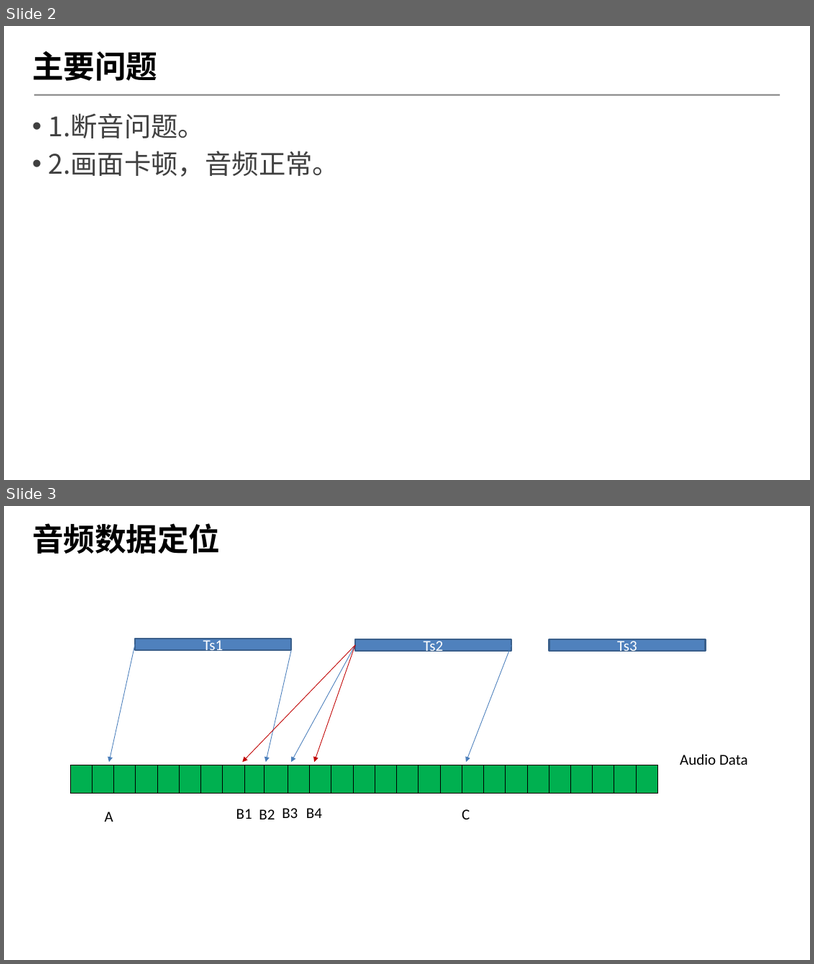
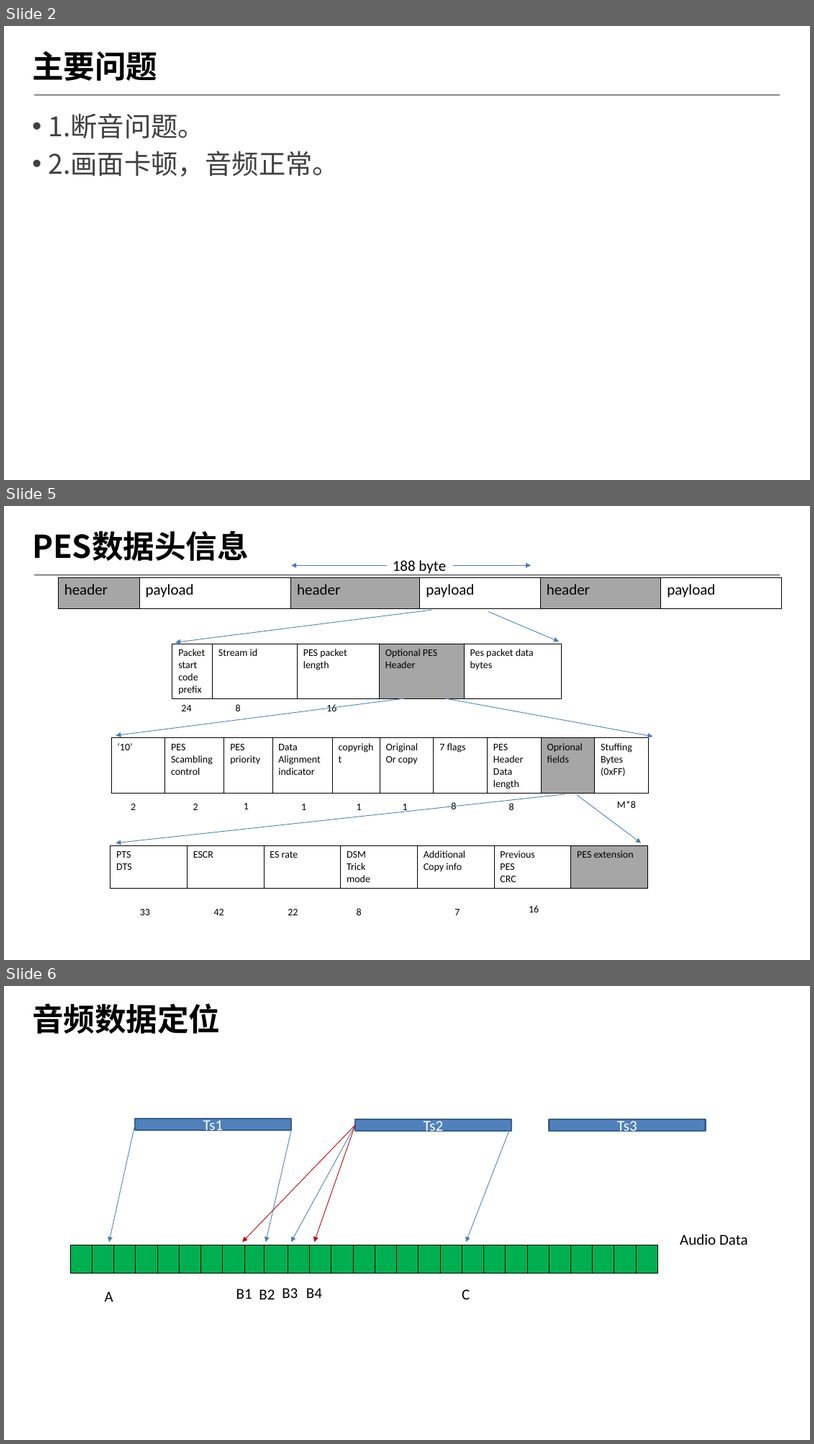
Before and after one commit to byrgyj/Document, a slide deck: ISO_IEC_Document/mpegts/ppt/dolby issues.pptx. Shown one above the other, each under a label of ours: slides 2 and 3 before the commit, slides 2, 5 and 6 after it; the slides between them are not shown. The pictures are 814x964 and 814x1444 pixels, drawn with LibreOffice and Linux fonts; fonts in the diff are those of the drawing; background and template pictures are left out. Boxes give left, top, right and bottom in pixels: in the first picture for what was removed or moved away, otherwise in the second. Text is boxed around its words. In the diff, an @@ line names an element or a change of style, - is before the commit and + after.

Commit message:
modify ppt

```diff
--- a/ISO_IEC_Document/mpegts/ppt/dolby issues.pptx
+++ b/ISO_IEC_Document/mpegts/ppt/dolby issues.pptx
@@ slide 5 added at [4,506,810,960], background #FFFFFF; not listed: 1 template element that a slide beside it also shows @@
@@ title added at [32,530,249,561], 37.3 pt, text #000000, bold @@
+PES数据头信息
@@ arrow added from (387, 565) to (291, 565), #4B7EBC 0.75 pt @@
@@ text added at [393,560,446,576], 18 pt, text #000000 @@
+188 byte
@@ arrow added from (453, 565) to (532, 565), #4B7EBC 0.75 pt @@
@@ table added at [59,577,782,609], 1 rows, 6 columns @@
+header | payload | header | payload | header | payload
@@ arrow added from (432, 610) to (176, 642), #4B7EBC 0.75 pt @@
@@ arrow added from (489, 612) to (559, 641), #4B7EBC 0.75 pt @@
@@ table added at [172,644,561,753], 1 rows, 5 columns @@
+Packet start code prefix | Stream id | PES packet / length | Optional PES Header | Pes packet data bytes
@@ arrow added from (405, 698) to (116, 735), #4B7EBC 0.75 pt @@
@@ arrow added from (445, 698) to (653, 736), #4B7EBC 0.75 pt @@
@@ text added at [181,705,191,711], 12 pt, text #000000 @@
+24
@@ text added at [236,704,241,711], 12 pt, text #000000 @@
+8
@@ text added at [327,704,337,711], 12 pt, text #000000 @@
+16
@@ table added at [111,738,650,792], 1 rows, 10 columns @@
+‘10’ | PES / Scambling / control | PES / priority | Data / Alignment / indicator | copyright | Original / Or copy | 7 flags | PES / Header / Data / length | Oprional / fields | Stuffing / Bytes / (0xFF)
@@ arrow added from (566, 794) to (116, 843), #4B7EBC 0.75 pt @@
@@ text added at [131,803,136,810], 12 pt, text #000000 @@
+2
@@ text added at [193,803,198,810], 12 pt, text #000000 @@
+2
@@ text added at [244,803,249,809], 12 pt, text #000000 @@
+1
@@ text added at [301,803,306,810], 12 pt, text #000000 @@
+1
@@ text added at [357,803,362,810], 12 pt, text #000000 @@
+1
@@ text added at [403,803,408,812], 12 pt, text #000000 @@
+1
@@ text added at [451,802,456,809], 12 pt, text #000000 @@
+8
@@ text added at [509,803,514,810], 12 pt, text #000000 @@
+8
@@ arrow added from (578, 795) to (642, 843), #4B7EBC 0.75 pt @@
@@ text added at [617,800,636,808], 12 pt, text #000000 @@
+M*8
@@ table added at [111,845,648,888], 1 rows, 7 columns @@
+PTS / DTS | ESCR | ES rate | DSM / Trick / mode | Additional / Copy info | Previous / PES / CRC | PES extension
@@ text added at [140,908,150,915], 12 pt, text #000000 @@
+33
@@ text added at [214,908,224,915], 12 pt, text #000000 @@
+42
@@ text added at [288,908,298,915], 12 pt, text #000000 @@
+22
@@ text added at [357,908,362,915], 12 pt, text #000000 @@
+8
@@ text added at [455,908,460,915], 12 pt, text #000000 @@
+7
@@ text added at [529,905,539,912], 12 pt, text #000000 @@
+16
@@ what was slide 3 is now slide 6 @@
```
Also in this commit, not shown: 2 other slides added.
